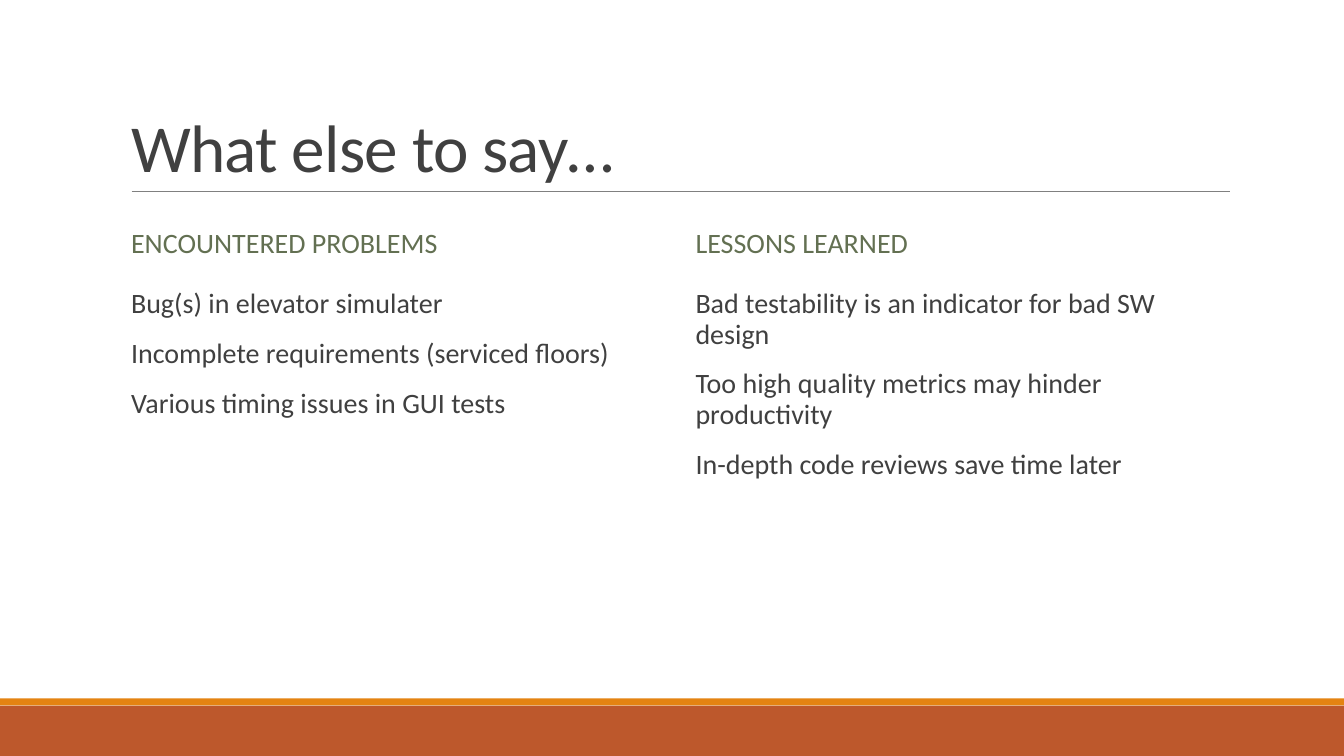
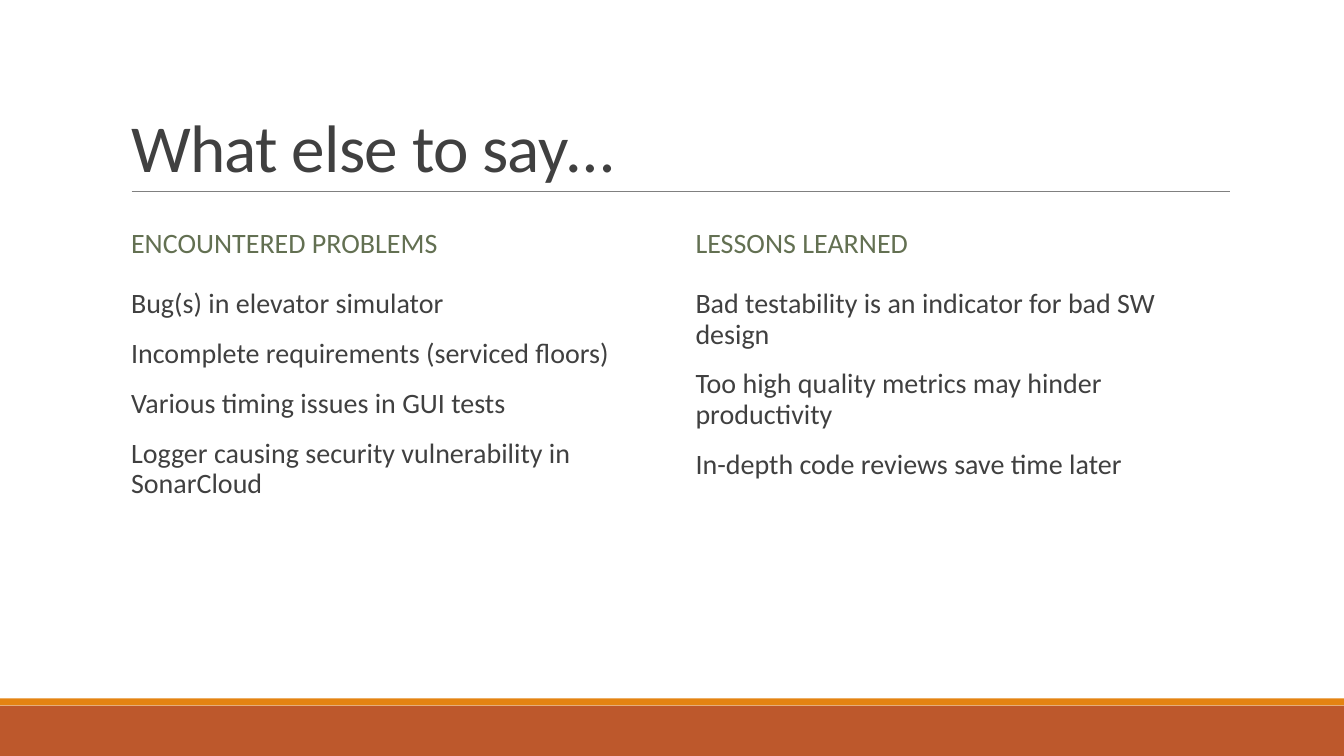
Before and after one commit to fhhagenberg-sqe-esd-ws22/elevator-control-center-team-b, a slide deck: slide 8 of ElevatorControlCenter.pptx. Drawn at 1344x756 pixels with LibreOffice and Linux fonts; fonts in the diff are those of the drawing. Boxes give left, top, right and bottom in pixels: in the first picture for what was removed or moved away, otherwise in the second. Text is boxed around its words. In the diff, an @@ line names an element or a change of style, - is before the commit and + after.

Commit message:
updated pptx

```diff
--- a/ElevatorControlCenter.pptx
+++ b/ElevatorControlCenter.pptx
@@ text at [131,293,444,318]: text changed @@
-  Bug(s) in elevator simulater
+  Bug(s) in elevator simulator
@@ text at [131,443,570,493]: paragraph added @@
+  Logger causing security vulnerability in SonarCloud
```
